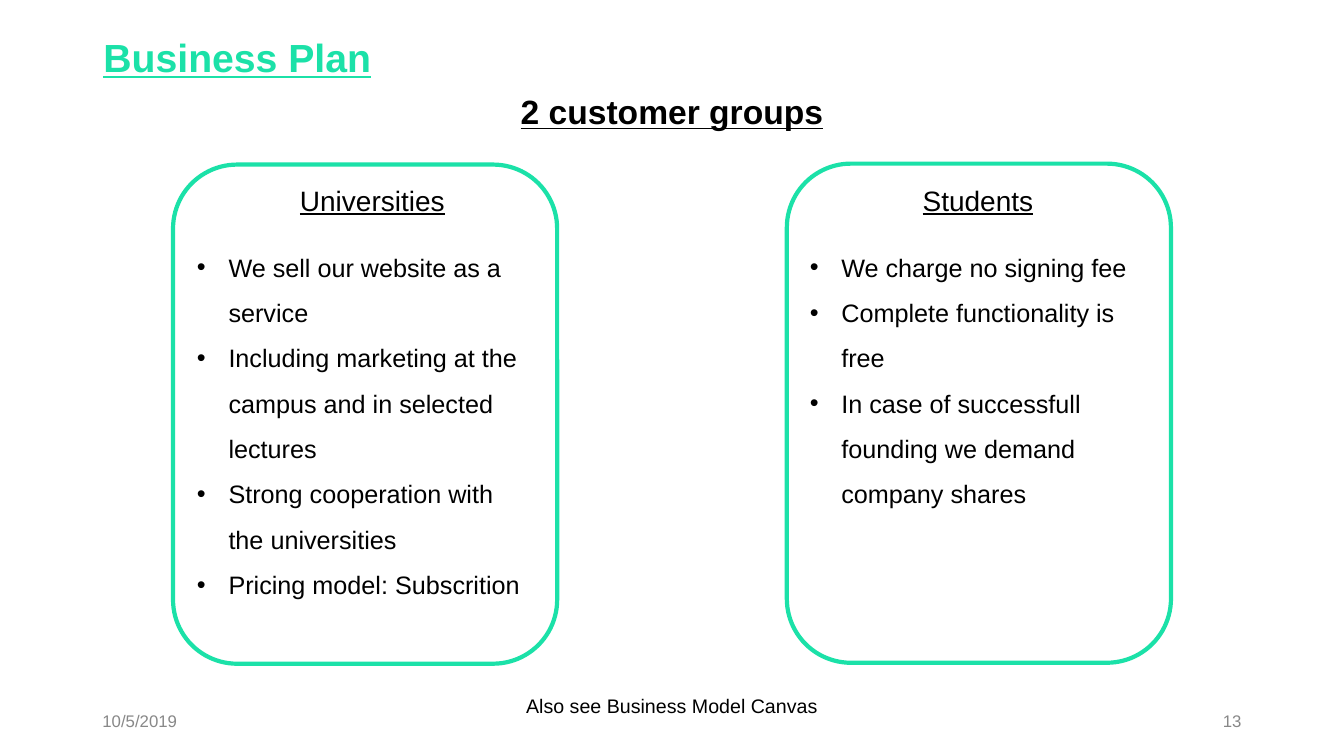
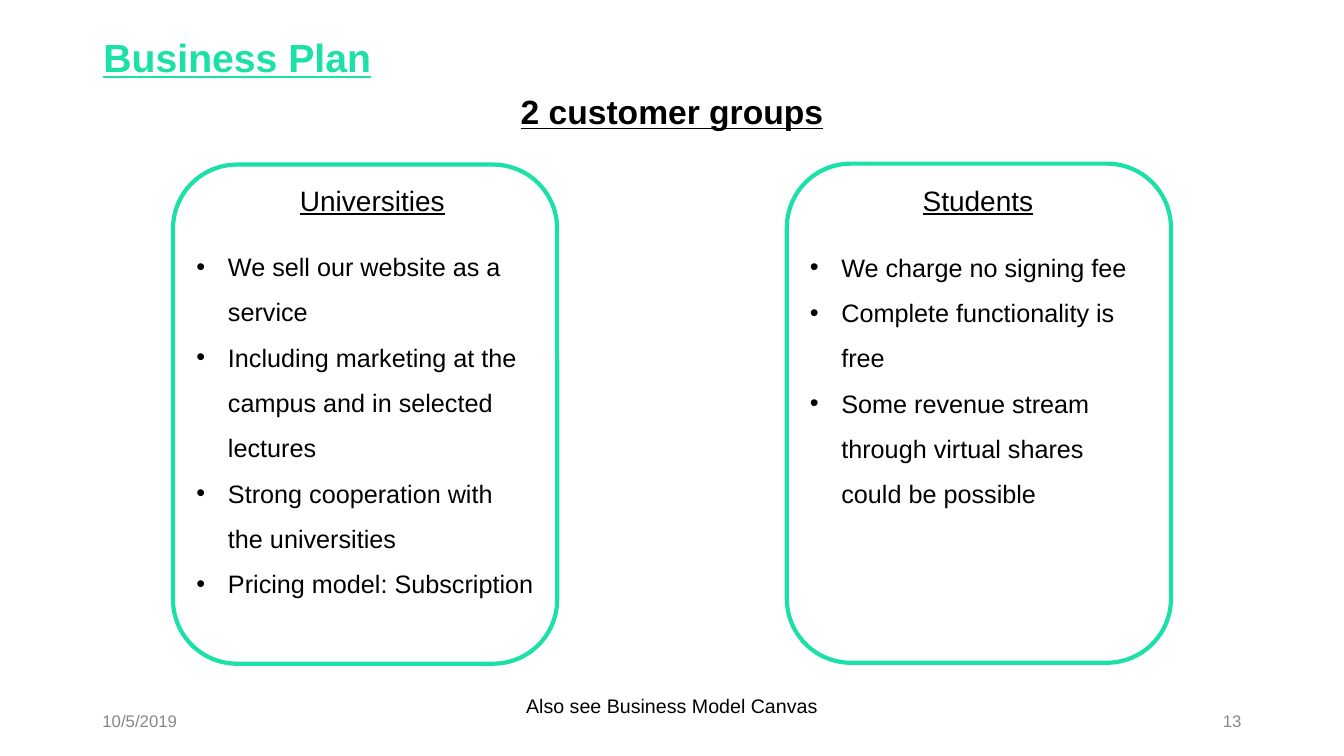
Before and after one commit to TonyChopper9/FoundingBuddies, a slide deck: slide 13 of Documents/FoundingBuddies_Pitch.pptx. Drawn at 1344x756 pixels with LibreOffice and Linux fonts; fonts in the diff are those of the drawing. Boxes give left, top, right and bottom in pixels: in the first picture for what was removed or moved away, otherwise in the second. Text is boxed around its words. In the diff, an @@ line names an element or a change of style, - is before the commit and + after.

```diff
--- a/Documents/FoundingBuddies_Pitch.pptx
+++ b/Documents/FoundingBuddies_Pitch.pptx
@@ text at bbox=[841, 395, 1089, 509]: text changed @@
-• In case of successfull founding we demand company shares
+• Some revenue stream through virtual shares could be possible
@@ text at bbox=[228, 574, 534, 599]: text changed @@
-• Pricing model: Subscrition
+• Pricing model: Subscription
```
Also in this commit, not shown: 3 other slides changed, 1 other file.
